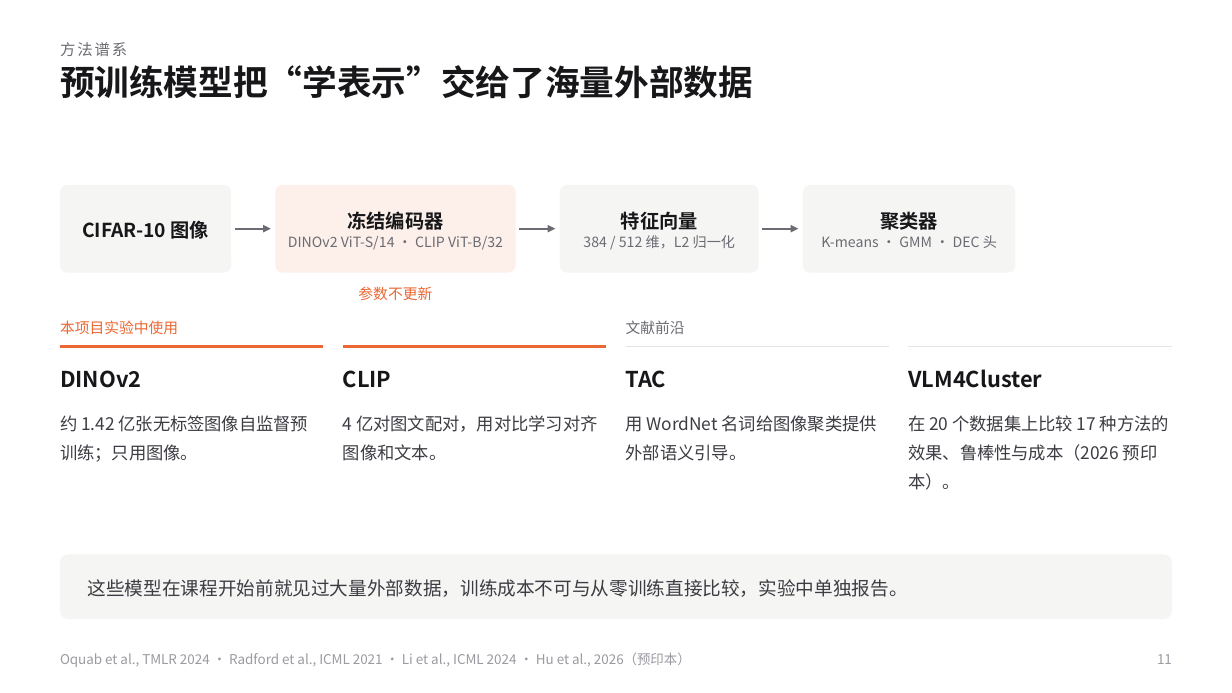
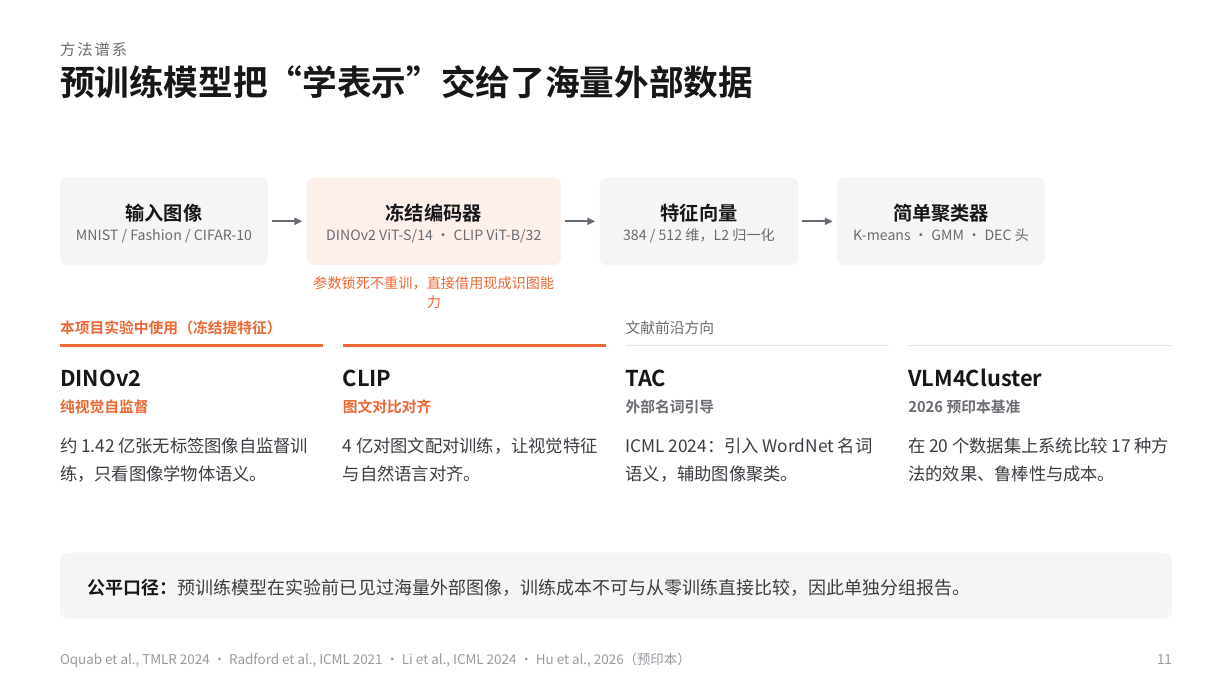
Before and after one commit to KQYaili/DeepClustering-Survey, a slide deck: slide 11 of presentation/deep-clustering-evolution-selection-guide.pptx. Drawn at 1232x693 pixels with LibreOffice and Linux fonts; fonts in the diff are those of the drawing. Boxes give left, top, right and bottom in pixels: in the first picture for what was removed or moved away, otherwise in the second. Text is boxed around its words. In the diff, an @@ line names an element or a change of style, - is before the commit and + after.

```diff
--- a/presentation/deep-clustering-evolution-selection-guide.pptx
+++ b/presentation/deep-clustering-evolution-selection-guide.pptx
@@ rounded rectangle: place and size @@
-rounded rectangle at [60, 185, 231, 273]
+rounded rectangle at [60, 177, 268, 265]
@@ rounded rectangle: place and size @@
-rounded rectangle at [275, 185, 516, 273]
+rounded rectangle at [307, 177, 561, 265]
@@ text "冻结编码器": place and size @@
-text "冻结编码器" at [288, 211, 503, 250]
+text "冻结编码器" at [326, 203, 541, 243]
@@ rounded rectangle: place and size @@
-rounded rectangle at [560, 185, 759, 273]
+rounded rectangle at [600, 177, 799, 265]
@@ text "特征向量": place and size @@
-text "特征向量" at [583, 211, 735, 248]
+text "特征向量" at [623, 203, 774, 241]
@@ rounded rectangle: place and size @@
-rounded rectangle at [803, 185, 1016, 273]
+rounded rectangle at [837, 177, 1045, 265]
@@ text "简单聚类器": place and size @@
-text "简单聚类器" at [821, 211, 997, 248]
+text "简单聚类器" at [853, 203, 1029, 241]
@@ text at [76, 203, 252, 240]: text changed; size 15 to 11 pt; text colour #17171A to #6B6B73; bold off @@
-CIFAR-10 图像
+输入图像
+MNIST / Fashion / CIFAR-10
@@ text at [893, 203, 989, 222]: text changed @@
-聚类器
+简单聚类器
@@ arrow moved from (235, 229) - (271, 229) to (272, 222) - (302, 222) @@
@@ arrow moved from (519, 229) - (555, 229) to (565, 222) - (595, 222) @@
@@ arrow moved from (762, 229) - (799, 229) to (802, 222) - (833, 222) @@
@@ text at [313, 276, 554, 308]: text changed; size 11.5 to 11 pt @@
-参数不更新
+参数锁死不重训，直接借用现成识图能力
@@ text at [60, 320, 282, 335]: text changed; bold on @@
-本项目实验中使用
+本项目实验中使用（冻结提特征）
@@ text at [626, 320, 715, 334]: text changed @@
-文献前沿
+文献前沿方向
@@ text added at [60, 399, 149, 413], 11.5 pt, text #EB6834, bold @@
+纯视觉自监督
@@ text added at [343, 399, 432, 414], 11.5 pt, text #EB6834, bold @@
+图文对比对齐
@@ text added at [626, 399, 715, 414], 11.5 pt, text #6B6B73, bold @@
+外部名词引导
@@ text added at [908, 399, 1021, 413], 11.5 pt, text #6B6B73, bold @@
+2026 预印本基准
@@ text at [60, 437, 309, 482]: text changed @@
-约 1.42 亿张无标签图像自监督预训练；只用图像。
+约 1.42 亿张无标签图像自监督训练，只看图像学物体语义。
@@ text at [343, 437, 597, 482]: text changed @@
-4 亿对图文配对，用对比学习对齐图像和文本。
+4 亿对图文配对训练，让视觉特征与自然语言对齐。
@@ text at [626, 437, 873, 482]: text changed @@
-用 WordNet 名词给图像聚类提供外部语义引导。
+ICML 2024：引入 WordNet 名词语义，辅助图像聚类。
@@ text at [908, 437, 1169, 482]: text changed @@
-在 20 个数据集上比较 17 种方法的效果、鲁棒性与成本（2026 预印本）。
+在 20 个数据集上系统比较 17 种方法的效果、鲁棒性与成本。
@@ text at [88, 579, 971, 596]: text changed; size 14.5 to 14 pt @@
-这些模型在课程开始前就见过大量外部数据，训练成本不可与从零训练直接比较，实验中单独报告。
+公平口径：预训练模型在实验前已见过海量外部图像，训练成本不可与从零训练直接比较，因此单独分组报告。
```
Also in this commit, not shown: 28 other slides changed, 17 other files.
